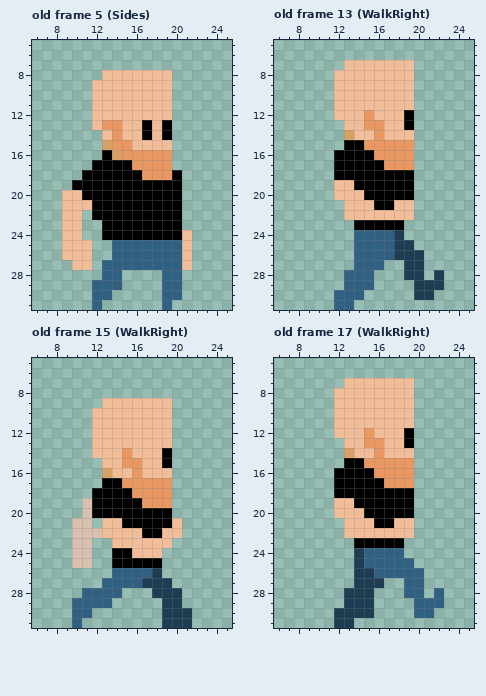
One commit to this pixel-art file: public/assets/Brute-001.aseprite. The first picture shows the starting point.
32x32 pixels, 17 frames. Shown: old frame 5 (Sides): x 6..25, y 5..31; old frame 13 (WalkRight): x 6..25, y 5..31; old frame 15 (WalkRight): x 6..25, y 5..31; old frame 17 (WalkRight): x 6..25, y 5..31. The commit also changed other frames, which this record leaves out.
Now the later version:
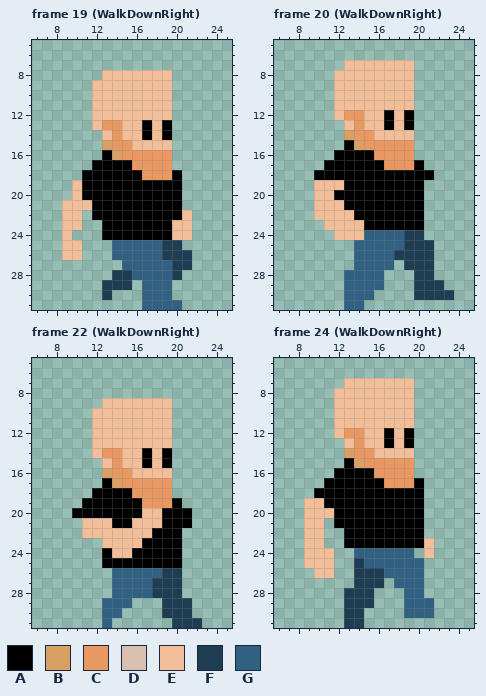
Palette (. is transparent): A #000000  B #d9a066  C #ea9861  D #d9c0b0  E #f2bd99  F #1e3d52  G #306082
A new or re-ordered frame is compared with the old frame closest to it.
Author's note on the commit: Finished Brute walking animation
The exact change:
frames 17 -> 72
--- frame 19 (WalkDownRight) is new; against old frame 5 (Sides)
@@ x 6..25 @@
 18 .....AAAAAACCCA.....
-19 ....AAAAAAAAAAA.....
-20 ...EEAAAAAAAAAA.....
+19 ....EAAAAAAAAAA.....
+20 ....EAAAAAAAAAA.....
 21 ...EEEAAAAAAAAA.....
-22 ...EE.AAAAAAAAA.....
-23 ...EE..AAAAAAAA.....
-24 ...EE..AAAAAAAAE....
-25 ...EEE..GGGGGGGE....
-26 ...EEE..GGGGGGGE....
-27 ....EE.GGGGGGGGE....
-28 .......GG....GG.....
-29 ......GGG....GG.....
-30 ......GG.....GG.....
-31 ......G......G......
+22 ...EE.AAAAAAAAAE....
+23 ...EE..AAAAAAAEE....
+24 ...E...AAAAAAAEE....
+25 ...EE...GGGGGFF.....
+26 ...EE...GGGGGFFF....
+27 .........GGGGGFF....
+28 ........FFGGGGF.....
+29 .......FFF.GGG......
+30 .......F...GGG......
+31 ...........GGGG.....
--- frame 20 (WalkDownRight) is new; against old frame 13 (WalkRight)
@@ x 6..25 @@
 11 ......EEEEEEEE......
-12 ......EEECEEEA......
-13 .......EECCEEA......
-14 .......BEECEEE......
-15 .......AACCCCC......
+12 ......ECCEEAEA......
+13 .......ECEEAEA......
+14 .......BCCEEEE......
+15 .......ABCCCCC......
 16 ......AAAACCCC......
-17 ......AAAAACCC......
-18 ......AAAAAAAA......
-19 ......EEAAAAAA......
-20 ......EEEAAAAA......
-21 .......EEEAAEE......
-22 .......EEEEEEE......
-23 ........AAAAA.......
-24 ........GGGGF.......
-25 ........GGGGFF......
-26 ........GGGGFFF.....
-27 ........GGG..FF.....
-28 .......GGG...FF.F...
-29 .......GGG....FFF...
-30 ......GGG.....FF....
-31 ......GG............
+17 .....AAAAAACCCA.....
+18 ....AAAAAAAAAAAA....
+19 ....EEEAAAAAAAA.....
+20 ....EEAAAAAAAAA.....
+21 ....EEEAAAAAAAA.....
+22 ....EEEEAAAAAAA.....
+23 .....EEEEAAAAAA.....
+24 ......EEEGGGGFF.....
+25 ........GGGGGFFF....
+26 ........GGGGFFFF....
+27 ........GGGG.FFF....
+28 .......GGGG...FF....
+29 .......GGGG...FFF...
+30 .......GGG....FFFF..
+31 .......GG...........
--- frame 22 (WalkDownRight) is new; against old frame 15 (WalkRight)
@@ x 6..25 @@
 13 ......EEEEEEEE......
-14 ......EEECEEEA......
-15 .......EECCEEA......
-16 .......BEECEEE......
-17 .......AACCCCC......
+14 ......ECCEEAEA......
+15 .......ECEEAEA......
+16 .......BCCEEEE......
+17 .......ABCCCCC......
 18 ......AAAACCCC......
-19 .....DAAAAACCC......
-20 .....DAAAAAAAA......
-21 ....DD.EEAAAAAE.....
-22 ....DDDEEEEAAEE.....
-23 ....DD..EEEEEE......
-24 ....DD..AAEEE.......
-25 ....DD..AAAAA.......
-26 ........GGGGF.......
-27 .......GGGGFFF......
-28 .....GGGG...FFF.....
-29 ....GGGG.....FF.....
-30 ....GG.......FFF....
-31 ....G........FFF....
+19 .....AAAAAACCCA.....
+20 ....AAAAAAAEEAAA....
+21 .....EEEAAEEEAAA....
+22 .....EEEEEEEAAA.....
+23 .......EEEEAAAA.....
+24 .......AEEAAAAA.....
+25 .......AAAAAAAA.....
+26 ........GGGGGFF.....
+27 ........GGGGFFF.....
+28 ........GGGGFFF.....
+29 .......GGG...FFF....
+30 .......GG....FFF....
+31 .......G......FFF...
--- frame 24 (WalkDownRight) is new; against old frame 17 (WalkRight)
@@ x 6..25 @@
 11 ......EEEEEEEE......
-12 ......EEECEEEA......
-13 .......EECCEEA......
-14 .......BEECEEE......
-15 .......AACCCCC......
+12 ......ECCEEAEA......
+13 .......ECEEAEA......
+14 .......BCCEEEE......
+15 .......ABCCCCC......
 16 ......AAAACCCC......
-17 ......AAAAACCC......
-18 ......AAAAAAAA......
-19 ......EEAAAAAA......
-20 ......EEEAAAAA......
-21 .......EEEAAEE......
-22 .......EEEEEEE......
-23 ........AAAAA.......
-24 ........FGGGG.......
-25 ........FGGGGG......
-26 ........FFGGGGG.....
-27 ........FFF..GG.....
-28 .......FFF...GG.G...
-29 .......FFF....GGG...
-30 ......FFFF....GG....
-31 ......FF............
+17 .....AAAAAACCCA.....
+18 ....AAAAAAAAAAA.....
+19 ...EEAAAAAAAAAA.....
+20 ...EEEAAAAAAAAA.....
+21 ...EE.AAAAAAAAA.....
+22 ...EE..AAAAAAAA.....
+23 ...EE..AAAAAAAAE....
+24 ...EEE..GGGGGG.E....
+25 ...EEE..FGGGGGG.....
+26 ....EE..FFFGGGG.....
+27 ........FFF.GGG.....
+28 .......FFF...GG.....
+29 .......FFF...GGG....
+30 .......FF....GGG....
+31 .......FF...........
Boxes around the changes in both pictures, in picture pixels (x1, y1, x2, y2):
changed: (62, 180, 192, 310)
changed: (314, 110, 454, 310)
changed: (72, 448, 202, 628)
changed: (304, 428, 444, 628)
